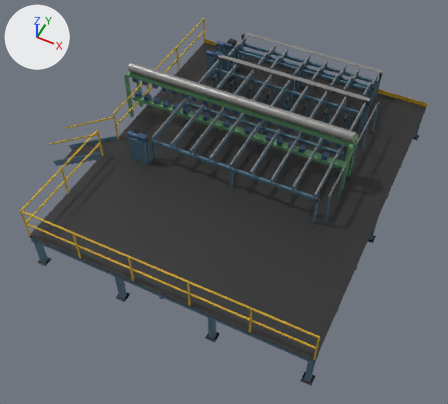
Renders of the glTF model game/assets/models/board_line/board_deck_frame.glb from each side of a commit.
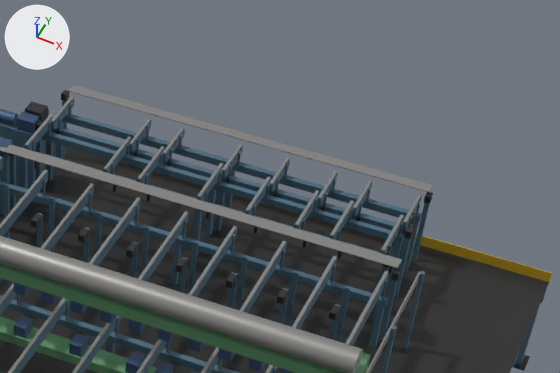
Old and new are each drawn whole from a 50 mm lens placed at (46.24, -32.03, 15.17), pointed at (40.36, -20.26, 0.46) and again close up on the part from 49% to 96% of the width and 0% to 35% of the height. The axes (+X, +Y, +Z) are drawn at upper left. The lights are the same throughout. The last two pictures show the newer version. Where no turn or scale is listed for an object, it has been applied to the vertices. Vertices at exactly the same position are counted once.

In view in the first close-up: 'BD_FrameMesh'.
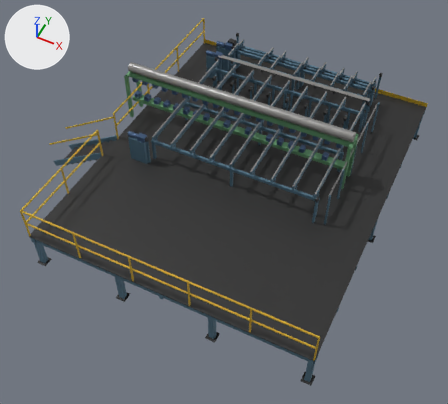
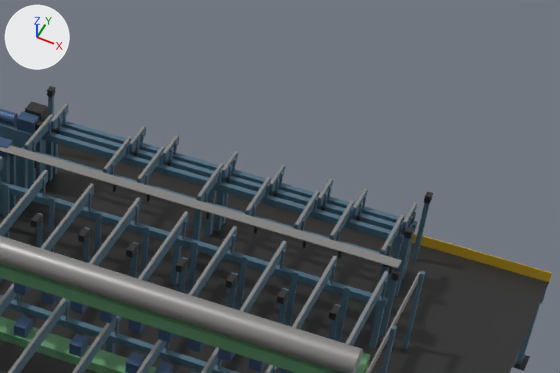
What differs and where, as boxes [x1, y1, x2, y2] in the close-ups (560 x 373 px; the box of a moved part takes in the faces that stretch with it):
'BD_FrameMesh', reshaped: before [0, 85, 552, 373]; after [0, 86, 552, 373]
part 1 of me_bd_framemesh, moved or reshaped: before [56, 113, 422, 223]; after [58, 120, 418, 231]
part 2 of me_bd_framemesh, moved or reshaped: before [367, 188, 371, 201]; after [362, 196, 367, 209]
part 3 of me_bd_framemesh, moved or reshaped: before [332, 178, 336, 191]; after [327, 186, 332, 199]
part 4 of me_bd_framemesh, moved or reshaped: before [284, 165, 288, 178]; after [279, 172, 284, 185]
part 5 of me_bd_framemesh, moved or reshaped: before [237, 151, 241, 164]; after [232, 159, 236, 172]
part 6 of me_bd_framemesh, moved or reshaped: before [179, 135, 183, 148]; after [174, 142, 177, 155]
part 7 of me_bd_framemesh, moved or reshaped: before [146, 125, 149, 138]; after [141, 133, 144, 145]
part 8 of me_bd_framemesh, moved or reshaped: before [69, 103, 72, 116]; after [63, 111, 66, 123]
part 9 of me_bd_framemesh, moved or reshaped: before [56, 121, 64, 159]; after [53, 143, 58, 175]
part 10 of me_bd_framemesh, moved or reshaped (mostly hidden): before [224, 170, 235, 208]; after [222, 193, 229, 225]
part 11 of me_bd_framemesh, moved or reshaped: before [404, 222, 419, 270]; after [402, 231, 415, 278]
part 12 of me_bd_framemesh, moved or reshaped: before [62, 100, 68, 158]; after [48, 96, 54, 116]
part 13 of me_bd_framemesh, moved or reshaped: before [61, 90, 69, 101]; after [47, 86, 55, 97]
part 14 of me_bd_framemesh, deleted: before [69, 85, 433, 192]
part 15 of me_bd_framemesh, moved or reshaped: before [51, 97, 422, 231]; after [51, 103, 417, 231]
part 16 of me_bd_framemesh, moved or reshaped: before [0, 144, 402, 268]; after [0, 145, 402, 268]

What the commit changed:
me_bd_framemesh is used by ob_bd_framemesh; location (0.0, 0.0, 0.0).
me_bd_framemesh had 3448 vertices, 5492 faces and spanned x 34.09..45.05, y -24.6..-13.85, z -0.09..3.29.
me_bd_framemesh now has 3440 vertices, 5480 faces and spans x 34.09..45.05, y -24.6..-13.85, z -0.09..3.29.
me_bd_framemesh part 1: the loose piece of 8 vertices spanning x 38.09..43.27, y -14.46..-14.38, z 2.09..2.19 is moved by (0.0, -0.18, 0.0).
me_bd_framemesh part 2: the loose piece of 8 vertices spanning x 42.54..42.56, y -14.44..-14.4, z 2.19..2.37 is moved by (0.0, -0.18, 0.0).
me_bd_framemesh part 3: the loose piece of 8 vertices spanning x 42.07..42.09, y -14.44..-14.4, z 2.19..2.37 is moved by (0.0, -0.18, 0.0).
me_bd_framemesh part 4: the loose piece of 8 vertices spanning x 41.41..41.43, y -14.44..-14.4, z 2.19..2.37 is moved by (0.0, -0.18, 0.0).
me_bd_framemesh part 5: the loose piece of 8 vertices spanning x 40.75..40.77, y -14.44..-14.4, z 2.19..2.37 is moved by (0.0, -0.18, 0.0).
me_bd_framemesh part 6: the loose piece of 8 vertices spanning x 39.92..39.94, y -14.44..-14.4, z 2.19..2.37 is moved by (0.0, -0.18, 0.0).
me_bd_framemesh part 7: the loose piece of 8 vertices spanning x 39.43..39.45, y -14.44..-14.4, z 2.19..2.37 is moved by (0.0, -0.18, 0.0).
me_bd_framemesh part 8: the loose piece of 8 vertices spanning x 38.28..38.3, y -14.44..-14.4, z 2.19..2.37 is moved by (0.0, -0.18, 0.0).
me_bd_framemesh part 9: the loose piece of 8 vertices spanning x 38.1..38.18, y -14.46..-14.38, z 1.31..2.09 is moved by (0.0, -0.18, 0.0).
me_bd_framemesh part 10: the loose piece of 8 vertices spanning x 40.64..40.72, y -14.46..-14.38, z 1.31..2.09 is moved by (0.0, -0.18, 0.0).
me_bd_framemesh part 11: the loose piece of 8 vertices spanning x 43.18..43.26, y -14.46..-14.38, z 1.31..2.09 is moved by (0.0, -0.18, 0.0).
me_bd_framemesh part 12: the loose piece of 8 vertices spanning x 38.06..38.12, y -14.21..-14.15, z 1.31..2.26 is moved by (-0.21, 0.0, 0.0).
me_bd_framemesh part 13: the loose piece of 8 vertices spanning x 38.05..38.13, y -14.23..-14.13, z 2.26..2.36 is moved by (-0.21, 0.0, 0.0).
me_bd_framemesh part 14: the loose piece of 8 vertices spanning x 38.14..43.27, y -14.18..-14.03, z 2.39..2.4 is deleted.
Part 15, on me_bd_framemesh:
64 vertices in x 38.21..43.2, y -14.27, z 2.25..2.38 move by (0.0, -0.19, 0.0).
Part 16, on me_bd_framemesh:
2 vertices are removed from x 37.89..43.37, y -15.66, z 2.39.
10 faces are deleted.
2 vertices are added at (37.89, -15.66, 2.37), (43.37, -15.66, 2.37).
10 new faces join them, mat_hr_wear (grey #959491).
Other edits to the shape of me_bd_framemesh do not show in these pictures.
